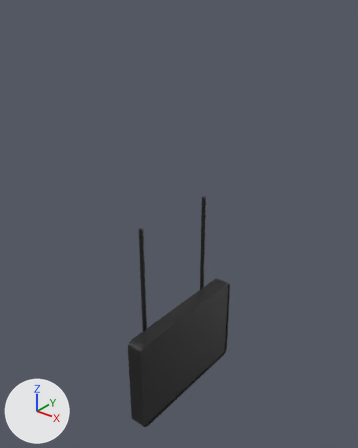
A saved change to the Blender file 3D/TV.blend.
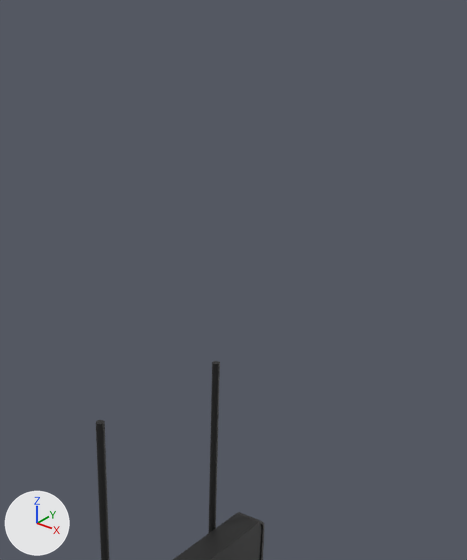
Old and new are each drawn whole from a 50 mm lens placed at (3.42, -4.37, 4.63), pointed at (-0.1, 0.02, 1.91) and again close up on the part from 24% to 95% of the width and 0% to 68% of the height. Every picture has the same lights, and +X, +Y and +Z are marked at lower left. The last two pictures show the newer version.

Objects in the first close-up: 'Cube', 'Screen'.
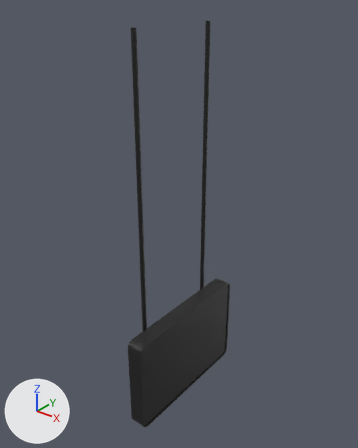
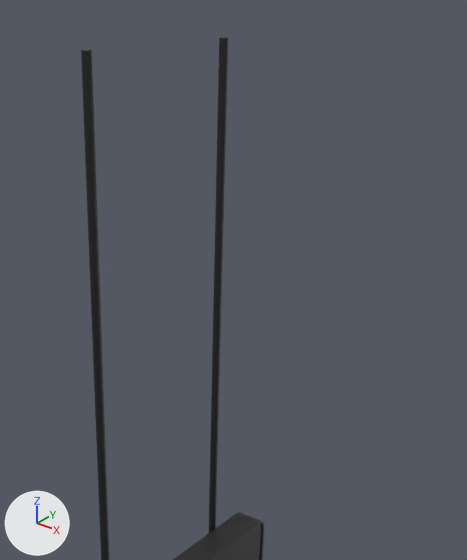
What changed in the scene script:
```text
Change me_cube_001:
    used by ob_cube; location = (0.0, 0.0, 0.0)
    remove me_cube_001.from_pydata(...)  # 200 vertices, 124 faces; spans x -0.19..0.11, y -0.98..0.98, z -0.67..2.07
    add me_cube_001.from_pydata(...)  # 200 vertices, 124 faces; spans x -0.19..0.11, y -0.98..0.98, z -0.67..4.25
    me_cube_001 part 1: all 32 vertices in x -0.18..-0.12, y -0.65..-0.59, z 2.07 are moved by (0.0, 0.0, 2.18)
    me_cube_001 part 2: all 32 vertices in x -0.18..-0.12, y 0.59..0.65, z 2.07 are moved by (0.0, 0.0, 2.18)
```

Location of each change, (x1, y1, x2, y2) in pixels of the close-ups (467 x 560 px; the box of a moved part takes in the faces that stretch with it):
'Cube', reshaped
    before: (96, 361, 265, 560)
    after: (81, 37, 265, 560)
part 1 of me_cube_001, moved or reshaped
    before: (96, 420, 109, 560)
    after: (81, 50, 109, 560)
part 2 of me_cube_001, moved or reshaped
    before: (208, 361, 220, 534)
    after: (208, 37, 228, 534)
